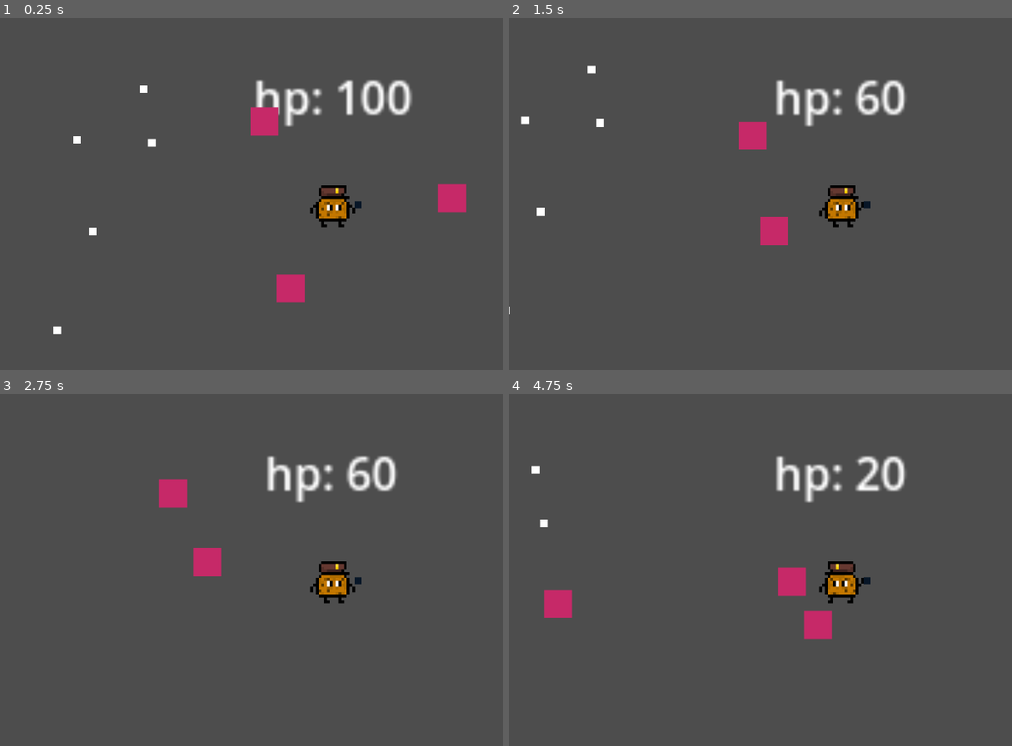
Above: before the commit, frames 1-4 (two rows, left to right).
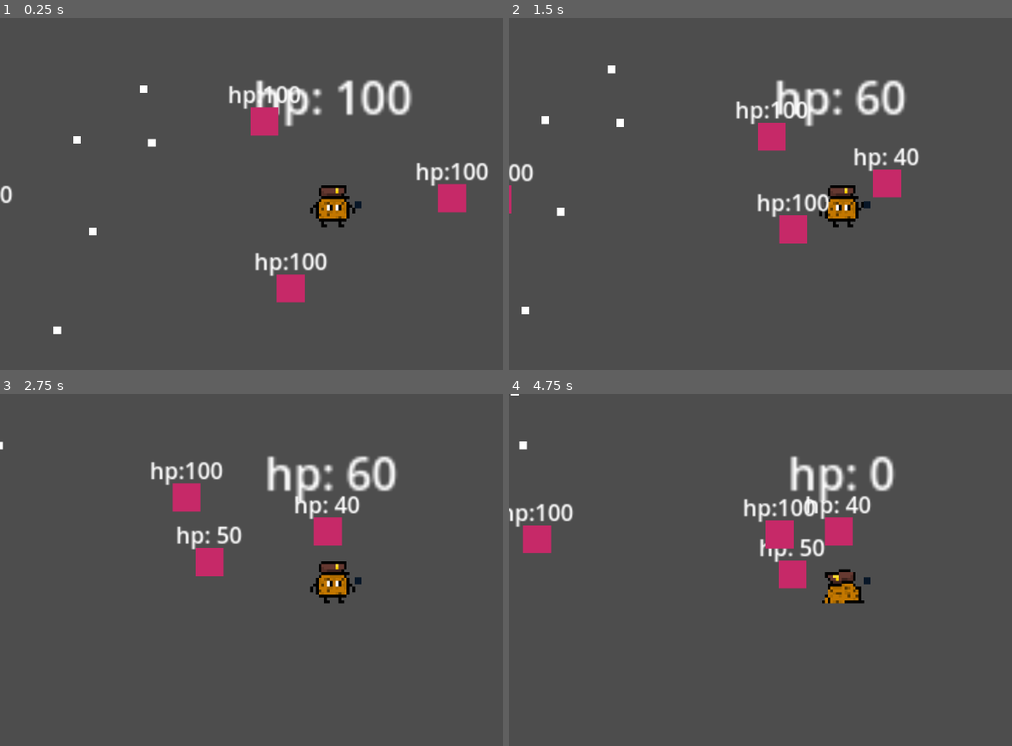
Above: after the commit, the same moments.

Repository: cyris115/Cookie-Kingdom
Game: Godot game, scene res://Scenes/StoryLevels/test_scene.tscn
Same seed, same stepped clock (60 frames per second), same inputs: the game is played once before the commit and once after it. This scene is started directly instead of the project's main scene.
Inputs (mouse positions are in pixels of both pictures, inside the frame that each line leads up to):
- Up to frame 1 (0.25 s): no input
- Up to frame 2 (1.5 s): move the mouse to (986, 186) at 0.52 s; press the mouse at (986, 186) at 0.53 s; hold D (right) 0.53-1.28 s; tap E (magic_shoot, bound only after the commit) at 0.8, 1.35 s; move the mouse to (710, 222) at 1.27 s; release the mouse at (710, 222) at 1.28 s; hold S (down) from 1.28 s (still down)
- Up to frame 3 (2.75 s): click (201, 598) at 1.55 s; move the mouse to (397, 499) at 2.02 s; release S (down) at 2.03 s; hold D (right) from 2.03 s (still down); hold Shift (run) from 2.03 s (still down); tap E (magic_shoot, bound only after the commit) at 2.3 s
- Up to frame 4 (4.75 s): move the mouse to (810, 654) at 2.77 s; release D (right) at 2.78 s; release Shift (run) at 2.78 s; hold W (up) 2.78-3.53 s; click (810, 654) at 2.85 s; move the mouse to (outside the picture) at 3.52 s; hold E (magic_shoot, bound only after the commit) 3.53-4.28 s; hold A (left) from 3.53 s (still down); move the mouse to (639, 524) at 4.27 s; click (639, 524) at 4.35 s

The runs differ from the first frame. In frame 1, 1.3% of the frame differs, in the area x 0-98%, y 19-74%; in frame 2, 3.4%; in frame 3, 2.2%; in frame 4, 6.4%, in the area x 0-79%, y 0-70%.

Commit message:
created magic system
known problems: currently magic is invisible, magic attacks multiple times while it exists

Diff:
--- a/Scenes/AssetScenes/Badguy.tscn
+++ b/Scenes/AssetScenes/Badguy.tscn
@@ -20,7 +20,6 @@
 texture = SubResource("CanvasTexture_vumh8")
 
 [node name="Label" type="Label" parent="."]
-visible = false
 anchors_preset = 7
 anchor_left = 0.5
 anchor_top = 1.0
--- a/Scenes/AssetScenes/Player.tscn
+++ b/Scenes/AssetScenes/Player.tscn
@@ -293,6 +293,10 @@
 texture = SubResource("CanvasTexture_gntrk")
 
 [node name="ShotTimer" type="Timer" parent="."]
+wait_time = 0.5
+autostart = true
+
+[node name="MagicTimer" type="Timer" parent="."]
 wait_time = 0.5
 autostart = true
 
@@ -342,5 +346,6 @@
 shape = SubResource("CircleShape2D_rpqav")
 
 [connection signal="timeout" from="ShotTimer" to="." method="_on_shot_timer_timeout"]
+[connection signal="timeout" from="MagicTimer" to="." method="_on_magic_timer_timeout"]
 [connection signal="timeout" from="InvincibilityTimer" to="." method="_on_invincibility_timer_timeout"]
 [connection signal="timeout" from="StamTimer" to="." method="_on_stam_timer_timeout"]
--- /dev/null
+++ b/Scenes/AssetScenes/magic_bullet.gd
@@ -0,0 +1,27 @@
+extends Area2D
+
+@export var speed = 190
+@export var damage = 25
+var velocity: Vector2
+var direction := Vector2.ZERO
+var explosion = preload("res://Scenes/AssetScenes/magic_explosion.tscn")
+
+func _ready() -> void:
+	direction = Vector2.RIGHT.rotated(rotation)
+	velocity = direction * speed
+
+func _physics_process(delta: float) -> void:
+	position += velocity * delta
+
+func _on_area_entered(_area: Area2D) -> void:
+	new_explosion()
+
+func _on_body_entered(body: Node2D) -> void:
+	if not body.is_in_group("player"):
+		new_explosion()
+
+func new_explosion():
+	var new_explosion = explosion.instantiate()
+	new_explosion.global_position = global_position
+	get_tree().current_scene.add_child(new_explosion)
+	queue_free()
--- /dev/null
+++ b/Scenes/AssetScenes/magic_bullet.tscn
@@ -0,0 +1,22 @@
+[gd_scene load_steps=4 format=3 uid="uid://ceq0agbqxjmp6"]
+
+[ext_resource type="Script" uid="uid://q5aea681ieyy" path="res://Scenes/AssetScenes/magic_bullet.gd" id="1_qfjm2"]
+
+[sub_resource type="RectangleShape2D" id="RectangleShape2D_qfjm2"]
+size = Vector2(4.5, 4.5)
+
+[sub_resource type="CanvasTexture" id="CanvasTexture_sq5ro"]
+
+[node name="magic_bullet" type="Area2D"]
+script = ExtResource("1_qfjm2")
+
+[node name="CollisionShape2D" type="CollisionShape2D" parent="."]
+shape = SubResource("RectangleShape2D_qfjm2")
+
+[node name="Sprite2D" type="Sprite2D" parent="."]
+visible = false
+scale = Vector2(4.5, 4.5)
+texture = SubResource("CanvasTexture_sq5ro")
+
+[connection signal="area_entered" from="." to="." method="_on_area_entered"]
+[connection signal="body_entered" from="." to="." method="_on_body_entered"]
--- /dev/null
+++ b/Scenes/AssetScenes/magic_explosion.tscn
@@ -0,0 +1,12 @@
+[gd_scene load_steps=2 format=3 uid="uid://b7shuf33j2fc1"]
+
+[ext_resource type="Script" uid="uid://p133bftkuwxq" path="res://Scripts/magic_explosion.gd" id="1_6qh3u"]
+
+[node name="magic_explosion" type="Area2D"]
+script = ExtResource("1_6qh3u")
+
+[node name="ExplosionTimer" type="Timer" parent="."]
+wait_time = 0.25
+one_shot = true
+
+[connection signal="timeout" from="ExplosionTimer" to="." method="_on_explosion_timer_timeout"]
--- a/Scripts/Player.gd
+++ b/Scripts/Player.gd
@@ -22,16 +22,19 @@
 static var last_direction := Vector2.RIGHT
 
 var bullet = preload("res://Scenes/AssetScenes/Bullet.tscn")
+var magic_bullet = preload("res://Scenes/AssetScenes/magic_bullet.tscn")
 @export var barrel: Node2D
 var can_shoot := false
 var can_damage := true
 var can_sprint := true
+var can_magic := false
 var is_sprinting := false
 var is_dead := false
 
 @onready var invincibility_timer: Timer = $InvincibilityTimer
 @onready var shoot_timer: Timer = $ShotTimer
 @onready var stam_timer: Timer = $StamTimer
+@onready var magic_timer: Timer = $MagicTimer
 @onready var gun: Sprite2D = $RotationNode/GunBarrel/Sprite2D
 @onready var body: AnimatedSprite2D = $RotationNode/AnimatedSprite2D
 
@@ -122,6 +125,15 @@
 		can_shoot = false
 		shoot_timer.start()
 
+	if Input.is_action_pressed("magic_shoot") and can_magic:
+		var new_magic_bullet = magic_bullet.instantiate()
+		new_magic_bullet.global_position = barrel.global_position
+		new_magic_bullet.rotation = (get_global_mouse_position() - global_position).angle()
+		get_tree().current_scene.add_child(new_magic_bullet)
+		can_magic = false
+		magic_timer.start()
+
+
 func take_damage(dmg: int):
 	hp -= dmg
 	if hp < 0:
@@ -141,3 +153,6 @@
 
 func _on_stam_timer_timeout() -> void:
 	can_sprint = true
+
+func _on_magic_timer_timeout() -> void:
+	can_magic = true
--- /dev/null
+++ b/Scripts/magic_explosion.gd
@@ -0,0 +1,24 @@
+extends Area2D
+
+@export var radius = 5
+@export var damage = 10
+@onready var explosion_timer: Timer = $ExplosionTimer
+
+var collision_shape = CollisionShape2D.new()
+var circle = CircleShape2D.new()
+
+
+func _ready():
+	circle.radius = radius
+	collision_shape.shape = circle
+	add_child(collision_shape)
+	explosion_timer.start()
+
+func _physics_process(delta: float) -> void:
+	var bodies_in_explosion = get_overlapping_bodies()
+	for b in bodies_in_explosion:
+		if b.is_in_group("badguy"):
+			b.take_damage(damage)
+
+func _on_explosion_timer_timeout() -> void:
+	queue_free()
--- a/project.godot
+++ b/project.godot
@@ -57,3 +57,8 @@
 "events": [Object(InputEventKey,"resource_local_to_scene":false,"resource_name":"","device":-1,"window_id":0,"alt_press …(195 unchanged characters)…
 ]
 }
+magic_shoot={
+"deadzone": 0.2,
+"events": [Object(InputEventKey,"resource_local_to_scene":false,"resource_name":"","device":-1,"window_id":0,"alt_pressed":false,"shift_pressed":false,"ctrl_pressed":false,"meta_pressed":false,"pressed":false,"keycode":0,"physical_keycode":69,"key_label":0,"unicode":101,"location":0,"echo":false,"script":null)
+]
+}
Not shown, added: Scenes/AssetScenes/magic_bullet.gd.uid
Not shown, added: Scripts/magic_explosion.gd.uid
